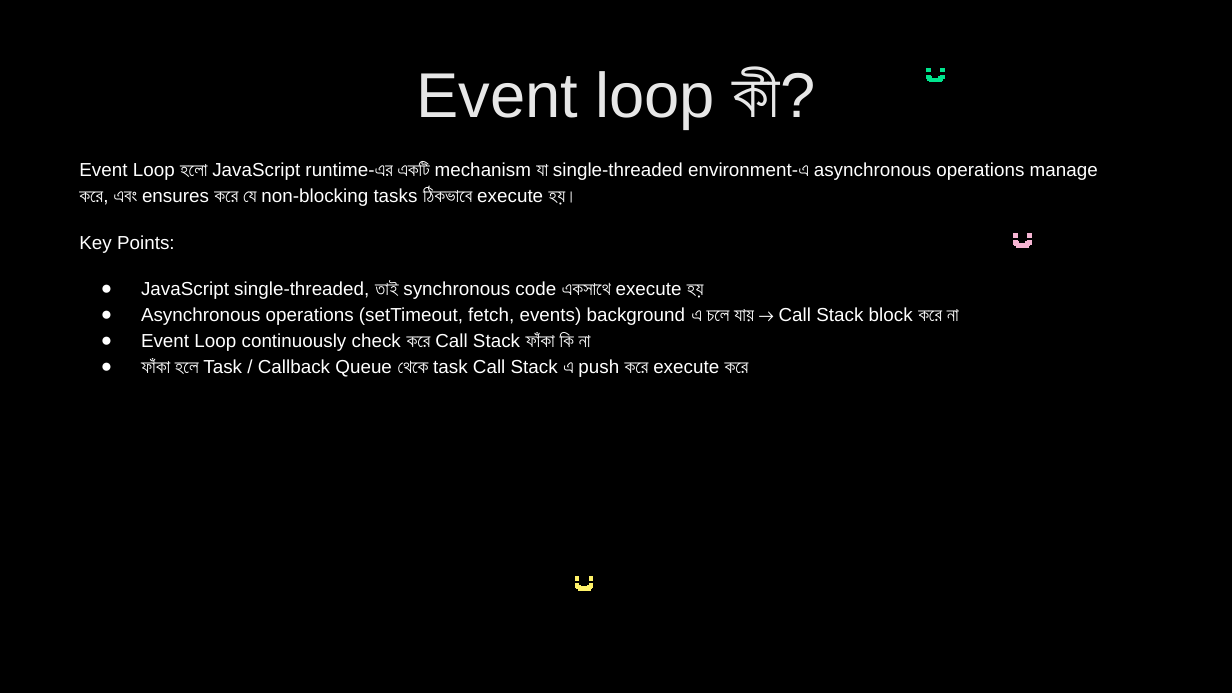
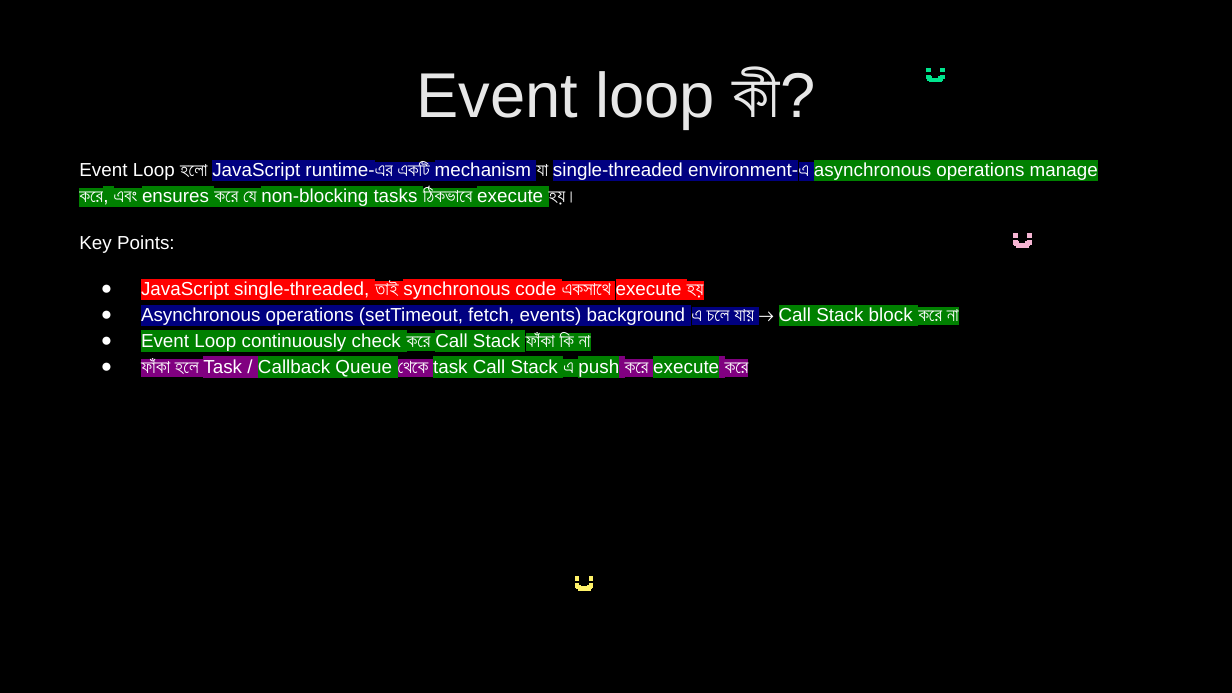
Before and after one commit to nabila-nuzhat/class-js, a slide deck: slide 39 of Interview Question JavaScript_HIGHLIGHTED.pptx. Drawn at 1232x693 pixels with LibreOffice and Linux fonts; fonts in the diff are those of the drawing. Boxes give left, top, right and bottom in pixels: in the first picture for what was removed or moved away, otherwise in the second. Text is boxed around its words. In the diff, an @@ line names an element or a change of style, - is before the commit and + after.

```diff
--- a/Interview Question JavaScript_HIGHLIGHTED.pptx
+++ b/Interview Question JavaScript_HIGHLIGHTED.pptx
@@ text at (x1=79, y1=162, x2=1098, y2=380): highlight none to #000080 in "JavaScript runtime-এর একটি mechanism single-threaded environ ...", "Asynchronous operations (setTimeout, fetch, events) backgrou ..."; highlight none to #008000 in "asynchronous operations manage করে, এবং ensures করে ...", "Call Stack block করে না", "Event Loop continuously check করে Call Stack ...", "Callback Queue task Call Stack এ push ..."; highlight none to #FF0000 in "JavaScript single-threaded, তাই synchronous code একসাথে exec ..."; highlight none to #800080 in "ফাঁকা হলে Task / থেকে করে করে" @@
```
Also in this commit, not shown: 5 other slides changed, 2 slides added, 2 other files.
